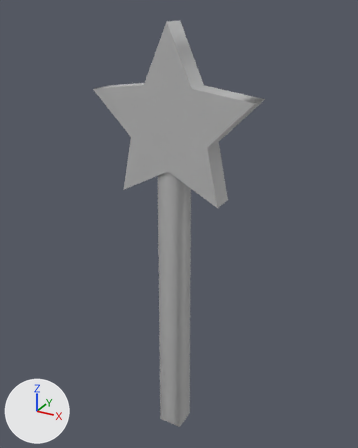
Renders of the FBX model RaiderRoad/Assets/Art/Models/Character Weapons/WandOfGamelon.fbx from each side of a commit.
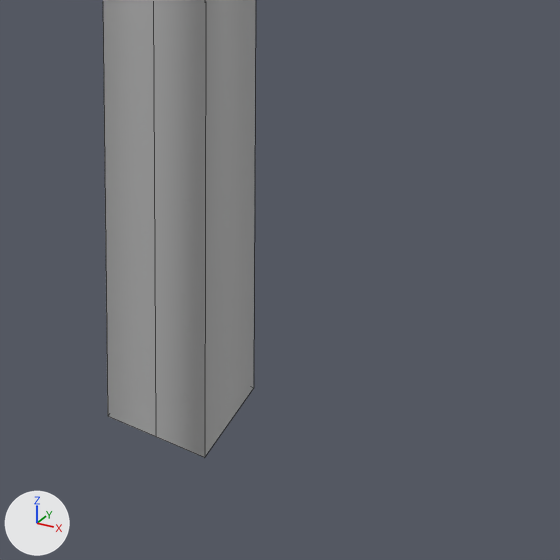
Each version is shown whole from a 50 mm camera at (0.143, 2.283, 1.562) aimed at (-0.467, 3.392, 1.008), then close up on the part from 39% to 70% of the width and 75% to 100% of the height. The lights are fixed; the arrows at lower left show +X, +Y and +Z. The close-ups show mesh edges as thin lines. Where no turn or scale is listed for an object, it has been applied to the vertices.

Script lines for the objects in view, before the commit:
```python
me_mesh = bpy.data.meshes.new('Mesh')
me_mesh.from_pydata(...)  # 98 vertices, 96 faces; spans x -0.222..0.222, y -0.034..0.034, z 0.0..1.193
me_mesh.materials.append(mat_lambert5)  # grey #bcbcbc
# before: 68 (0.036, -0.034, 0.0) at pixel (204, 457), 69 (0.036, 0.034, 0.0) at pixel (253, 388), 70 (0.0, -0.034, 0.0) at pixel (155, 436), 71 (0.0, 0.034, 0.0), 72 (-0.036, 0.034, 0.0)
# before: 73 (-0.036, -0.034, 0.0) at pixel (107, 416)
ob_wand = bpy.data.objects.new('Wand', me_mesh)
ob_wand.location = (-0.4629, 3.3575, 0.3385)
```
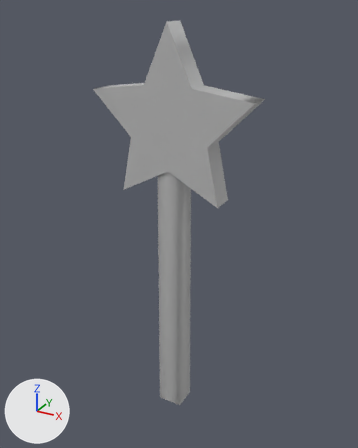
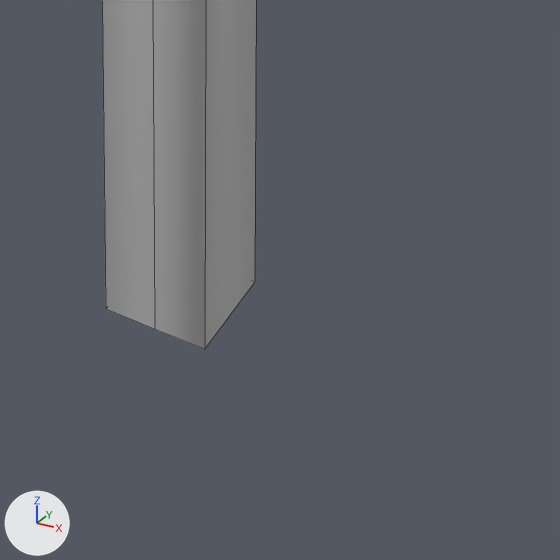
The newer file is also turned or shifted as a whole; pictures and numbers use the older file's frame.

What the commit changed:
me_mesh has 98 vertices, 96 faces and spans x -0.222..0.222, y -0.034..0.034, z 0.0..1.193.
me_mesh is used by ob_wand; location (-0.4629, 3.3575, 0.3385).
Part 1, on me_mesh:
Vertices 68 to 73 of me_mesh move by (0.0, 0.0, 0.09).

Boxes [x1, y1, x2, y2] around the edits, measured in the close-ups (560 x 560 px):
'Wand', reshaped: before [103, 0, 256, 458]; after [102, 0, 256, 349]
